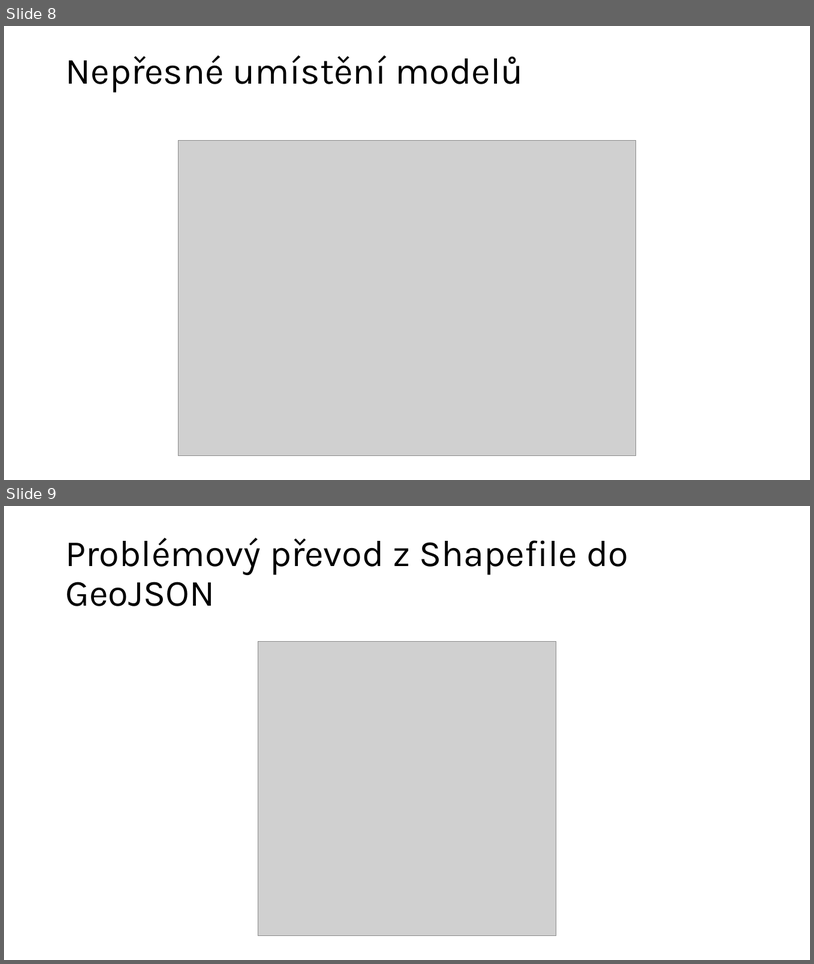
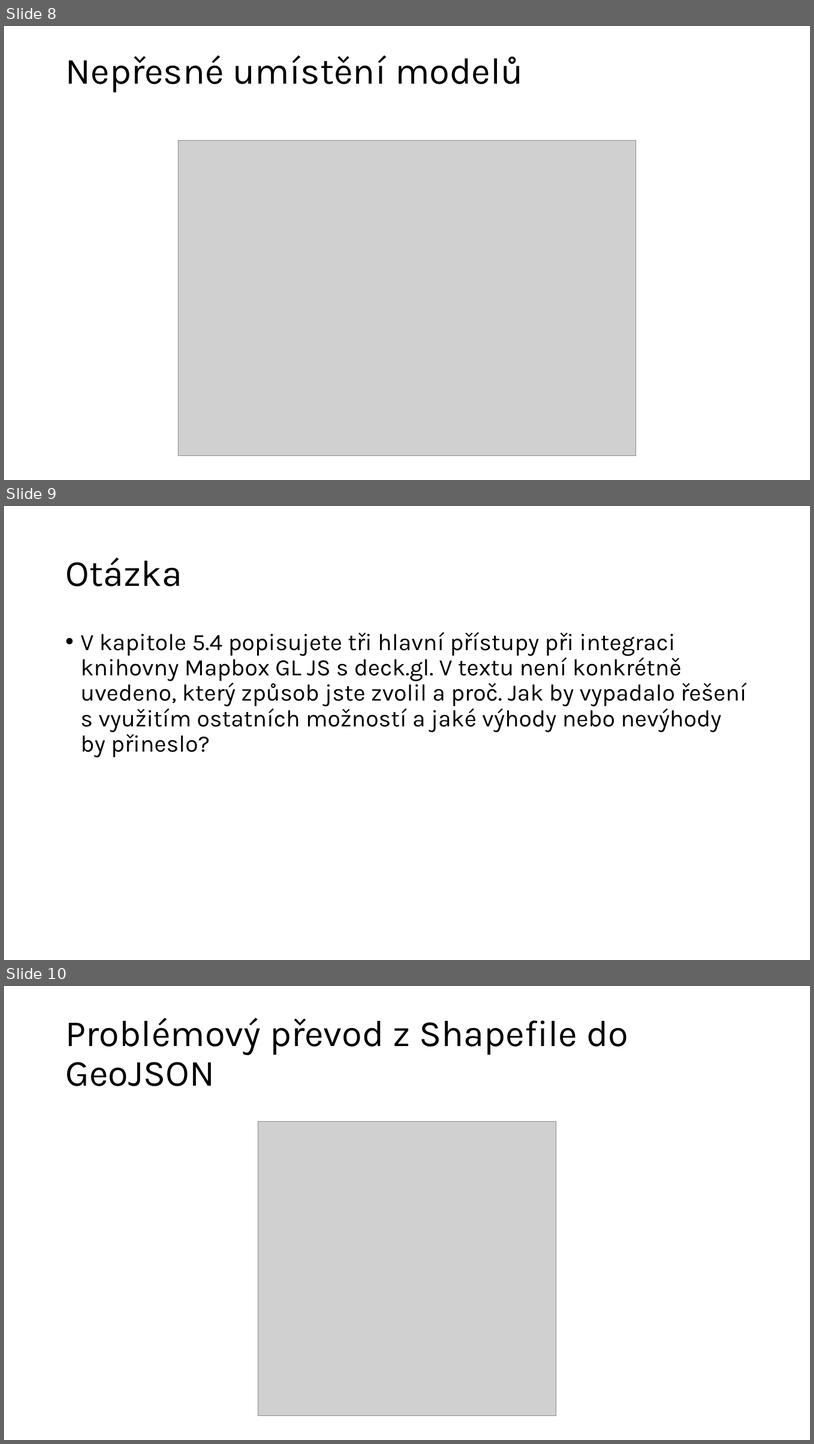
Before and after one commit to adamvotava1/prezentace, a slide deck: obhajoba.pptx. Shown one above the other, each under a label of ours: slides 8 and 9 before the commit, slides 8, 9 and 10 after it. The pictures are 814x964 and 814x1444 pixels, drawn with LibreOffice and Linux fonts; fonts in the diff are those of the drawing; grey boxes stand for pictures. Boxes give left, top, right and bottom in pixels: in the first picture for what was removed or moved away, otherwise in the second. Text is boxed around its words. In the diff, an @@ line names an element or a change of style, - is before the commit and + after.

```diff
--- a/obhajoba.pptx
+++ b/obhajoba.pptx
@@ slide 9 added at (4,506,810,960), background #FFFFFF @@
@@ title added at (65,558,182,586), 44 pt, text #000000 @@
+Otázka
@@ text added at (81,632,747,757), 28 pt, text #000000 @@
+• V kapitole 5.4 popisujete tři hlavní přístupy při integraci knihovny Mapbox GL JS s deck.gl. V textu není konkrétně uvedeno, který způsob jste zvolil a proč. Jak by vypadalo řešení s využitím ostatních možností a jaké výhody nebo nevýhody by přineslo?
@@ what was slide 9 is now slide 10 @@
```
